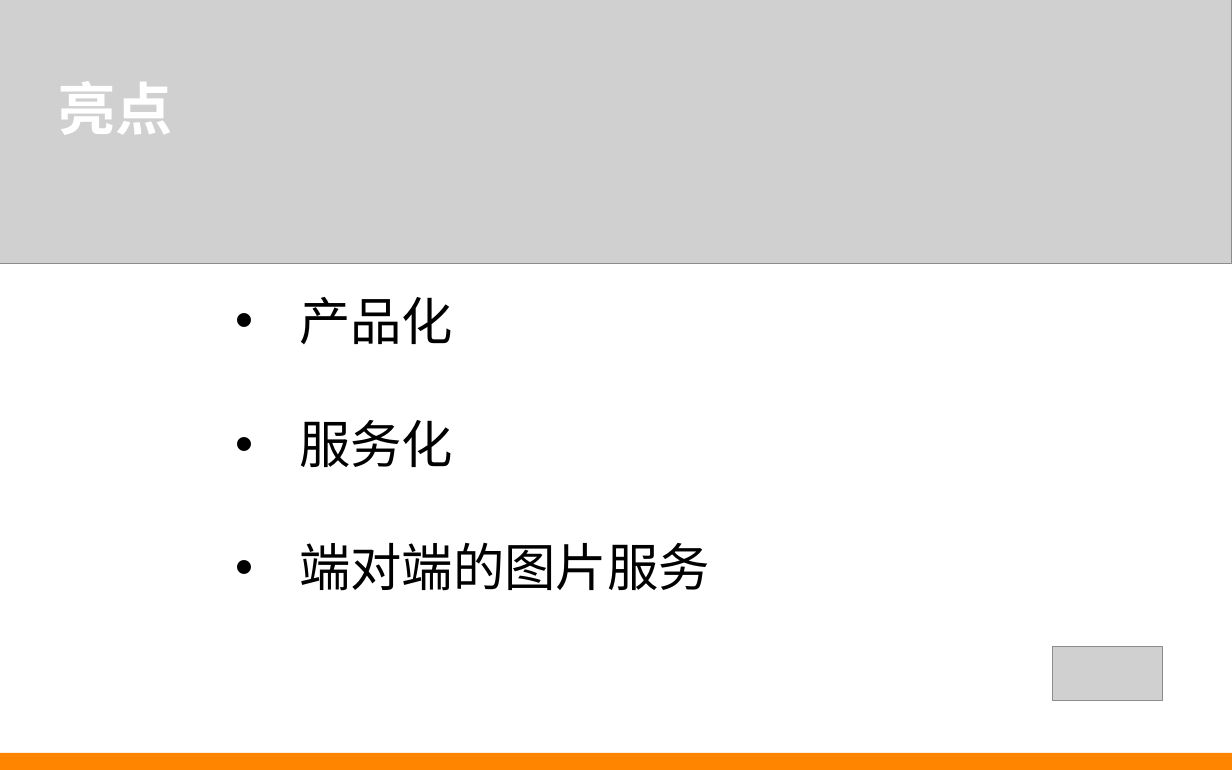
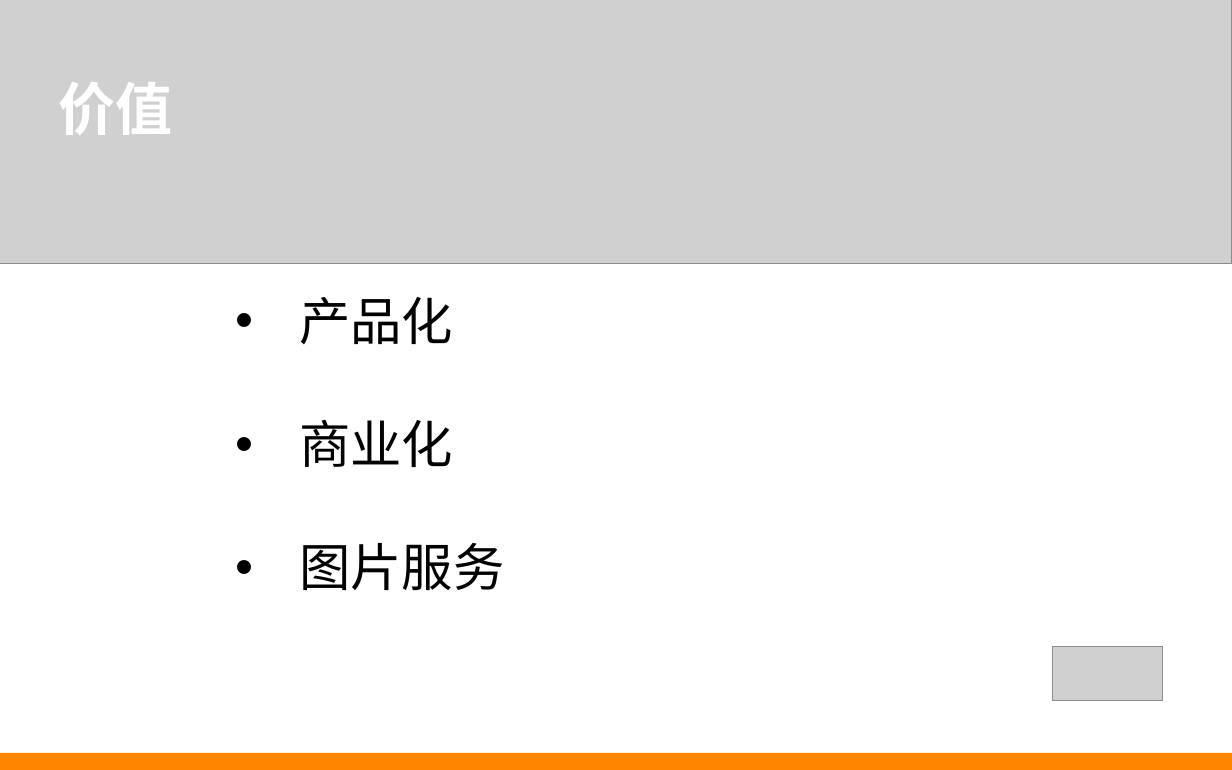
Before and after one commit to by46/mnemosyne, a slide deck: slide 10 of im.ppt. Drawn at 1232x770 pixels with LibreOffice and Linux fonts; fonts in the diff are those of the drawing; grey boxes stand for pictures. Boxes give left, top, right and bottom in pixels: in the first picture for what was removed or moved away, otherwise in the second. Text is boxed around its words. In the diff, an @@ line names an element or a change of style, - is before the commit and + after.

```diff
--- a/im.ppt
+++ b/im.ppt
@@ text at [58, 82, 172, 135]: text changed @@
-亮点
+价值
@@ text at [299, 420, 504, 590]: text changed @@
-• 服务化
-• 端对端的图片服务
+• 商业化
+• 图片服务
```
Also in this commit, not shown: 7 other slides changed, 1 slide added, 1 slide removed.
